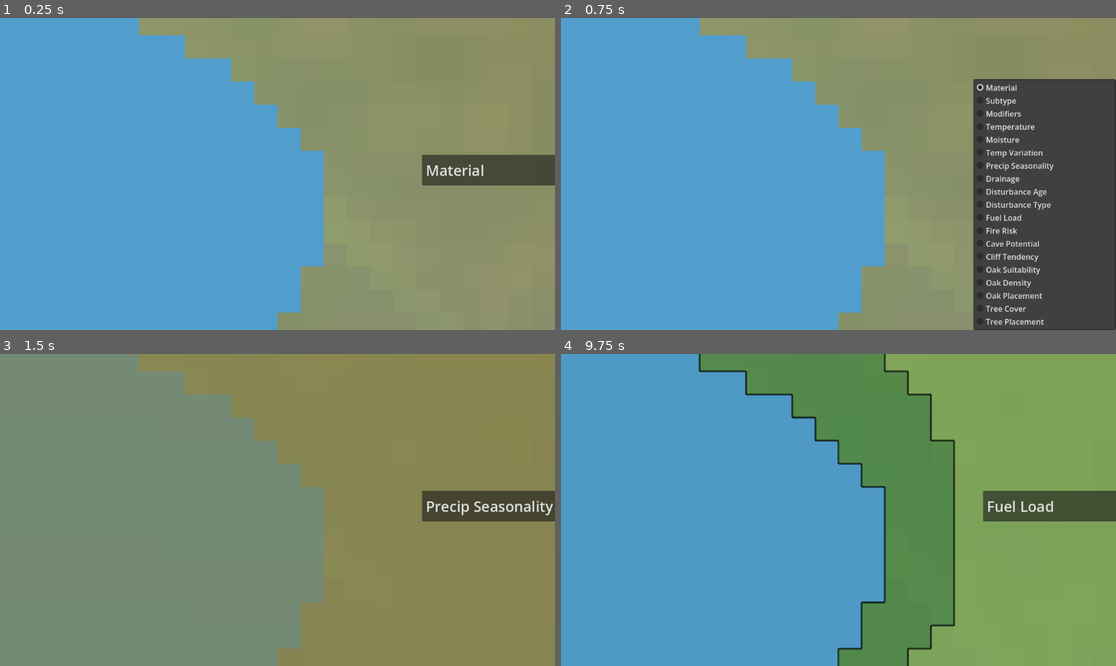
Above: before the commit, frames 1-4 (two rows, left to right).
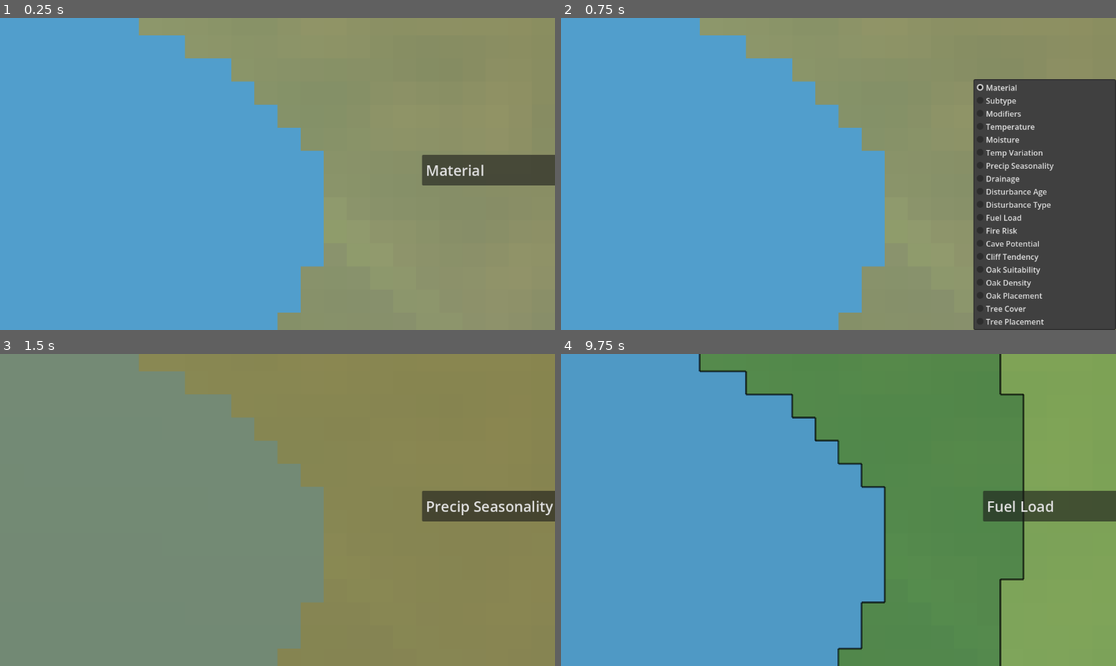
Above: after the commit, the same moments.

Repository: joahreason/explore
Game: Godot game, scene res://world.tscn
Same seed, same stepped clock (60 frames per second), same inputs: the game is played once before the commit and once after it.
Inputs (mouse positions are in pixels of both pictures, inside the frame that each line leads up to):
- Up to frame 1 (0.25 s): no input
- Up to frame 2 (0.75 s): click "Material" at 0.5 s
- Up to frame 3 (1.5 s): click "Material" at 1.25 s
- Up to frame 4 (9.75 s): click "Precip Seasonality" at 2 s; click "Precip Seasonality" at 2.75 s; click "Precip Seasonality" at 3.5 s; tap Enter at 4.25, 5.75, 7.25 s; move the mouse to (960, 494) at 4.27 s; tap B at 4.35, 5.85, 7.35, 9.6 s; click (960, 494) at 4.42 s; tap Space at 5, 6.5 s; drag from (727, 525) to (810, 572) at 5.02 s; move the mouse to (894, 441) at 5.77 s; click (894, 441) at 5.92 s; drag from (810, 572) to (672, 463) at 6.52 s; move the mouse to (1005, 556) at 7.27 s; click (1005, 556) at 7.42 s; click "Fuel Load" at 8 s; drag from (672, 463) to (755, 432) at 8.77 s; move the mouse to (866, 510) at 9.52 s; click (866, 510) at 9.67 s

The runs differ from the first frame. In frame 4, 13% of the frame differs, in the area x 58-84%, y 0-100%.

Commit message:
Even out land biomes: less Tundra/Grassland, more Forest/Wetland
Climate contrast 1.6 -> 1.35, vegetation cold ramp -0.9..-0.35 (boreal
band can be wooded), Tundra from -0.5, Forest/Grassland vegetation ramps
retuned. Wetland is now wet + poorly drained ground (it had fallen below
1% once wet ground became lush) and Alpine Snow also needs cold. Land
biome shares: Grassland 26.5 -> 18.4%, Tundra 23.8 -> 10.6%, Forest
10.1 -> 21.5%, Wetland 4.9 -> 5.8%; no land biome above ~22%.

Co-Authored-By: Claude Opus 5.5 <noreply@anthropic.com>
Claude-Session: https://claude.ai/code/session_017fxzzhEij65GGg284yEvxw

Diff:
--- a/scripts/biome_classifier.gd
+++ b/scripts/biome_classifier.gd
@@ -19,9 +19,16 @@
 
 ## Tundra's score ramps from 0 at temperature -TUNDRA_COLD_START to 1 at
 ## -TUNDRA_COLD_FULL. It used to start at -0.1, so merely cool land beat the
-## Plains floor (0.2) by -0.16 and Tundra covered ~a third of the world.
-const TUNDRA_COLD_START := 0.3
-const TUNDRA_COLD_FULL := 0.55
+## Plains floor (0.2) by -0.16 and Tundra covered ~a third of the world;
+## -0.5 leaves the cool band to boreal forest/grassland.
+const TUNDRA_COLD_START := 0.5
+const TUNDRA_COLD_FULL := 0.75
+## Vegetation ramps (start, full) for the wooded (Forest/Rainforest) and
+## grassy (Grassland/Savanna) scores. Tuned together with WorldGen's
+## vegetation formula for a roughly even land-biome spread (wide sample,
+## 4 seeds: no land biome above ~22%).
+const FOREST_VEG := Vector2(0.27, 0.37)
+const GRASS_VEG := Vector2(0.2, 0.3)
 
 const BIOME_COLORS := {
 	"Ocean": Color(0.15, 0.35, 0.75, 0.55),
@@ -109,27 +116,36 @@
 	var erosion: float = s["erosion"]
 	var slope: float = s["slope"]
 	var elev01 := clampf((elevation + 1.0) * 0.5, 0.0, 1.0)
-	var wooded := smoothstep(0.3, 0.4, vegetation)
-	var grassy := smoothstep(0.15, 0.25, vegetation)
+	var drainage: float = s["drainage"]
+	var wooded := smoothstep(FOREST_VEG.x, FOREST_VEG.y, vegetation)
+	var grassy := smoothstep(GRASS_VEG.x, GRASS_VEG.y, vegetation)
 	var hot_wet := smoothstep(0.05, 0.2, temperature) * smoothstep(0.4, 0.55, moisture)
 	var hot_dry := smoothstep(0.1, 0.25, temperature) * (1.0 - smoothstep(0.35, 0.5, moisture))
+	# Wetland = wet AND poorly drained ground, not "wet but sparse": under
+	# the current vegetation formula wet ground is always lush, so a
+	# vegetation cap left Wetland at <1%. Waterlogging also halves the
+	# wooded/grassy biomes so Wetland wins where it's full.
+	var waterlogged := smoothstep(0.5, 0.65, moisture) * (1.0 - smoothstep(0.42, 0.55, drainage))
+	var not_wet := 1.0 - 0.5 * waterlogged
 
 	return {
-		"Alpine Snow": smoothstep(0.55, 0.85, elev01),
+		# Needs cold as well as height - by elevation alone, hot highlands
+		# (median temperature +0.22) were labeled snow.
+		"Alpine Snow": smoothstep(0.55, 0.85, elev01) * (1.0 - smoothstep(0.0, 0.3, temperature)),
 		"Tundra": smoothstep(TUNDRA_COLD_START, TUNDRA_COLD_FULL, -temperature),
 		"Badlands": maxf(smoothstep(0.15, 0.45, erosion), smoothstep(0.004, 0.009, slope)),
 		"Desert": (1.0 - smoothstep(0.15, 0.3, moisture)) * (1.0 - smoothstep(0.1, 0.2, vegetation)),
-		"Wetland": smoothstep(0.5, 0.65, moisture) * (1.0 - smoothstep(0.25, 0.35, vegetation)),
+		"Wetland": waterlogged,
 		# The hot variants split their generic biome by climate instead of
 		# multiplying it down - as a bare product (forest * hot * wet) they
 		# could never outscore the generic biome, so Rainforest/Savanna
 		# never won anywhere.
-		"Rainforest": wooded * hot_wet,
-		"Forest": wooded * (1.0 - hot_wet),
+		"Rainforest": wooded * hot_wet * not_wet,
+		"Forest": wooded * (1.0 - hot_wet) * not_wet,
 		"Savanna": grassy * hot_dry,
 		# Halved under woodland so Forest wins where both are full (before,
 		# it only won that tie by dictionary order).
-		"Grassland": grassy * (1.0 - hot_dry) * (1.0 - 0.5 * wooded),
+		"Grassland": grassy * (1.0 - hot_dry) * (1.0 - 0.5 * wooded) * not_wet,
 		# Constant floor so something always wins in "boring middle ground"
 		# tiles where nothing else clears its threshold - matches the old
 		# code's final "else: return Plains" fallback.
--- a/scripts/world_gen.gd
+++ b/scripts/world_gen.gd
@@ -39,7 +39,7 @@
 ## Regional climate noise is FBM simplex, which clusters near 0 and rarely
 ## nears +/-1 - without a stretch the world has few truly hot or cold
 ## regions. climate_contrast scales it (the sum is clamped to -1..1 anyway).
-@export var climate_contrast: float = 1.6
+@export var climate_contrast: float = 1.35
 ## Added to every tile's temperature. Land always sits above sea_level, so
 ## elevation_lapse alone pulls typical land (elevation ~0..0.3) colder than
 ## the climate noise says; this offsets that bias so cold regions don't
@@ -138,8 +138,8 @@
 @export var vegetation_erosion_penalty: float = 0.7
 ## Cold limits growth outright: none at/below vegetation_cold_limit, no
 ## penalty from vegetation_cold_full up.
-@export var vegetation_cold_limit: float = -0.8
-@export var vegetation_cold_full: float = -0.1
+@export var vegetation_cold_limit: float = -0.9
+@export var vegetation_cold_full: float = -0.35
 ## Heat only limits growth where water is short: heat stress ramps from
 ## vegetation_heat_start to temperature 1.0 and is scaled by dryness
 ## (1 - moisture), so hot+wet can reach forest levels while hot+dry thins
Not shown, changed: PROJECT_STATE.md
